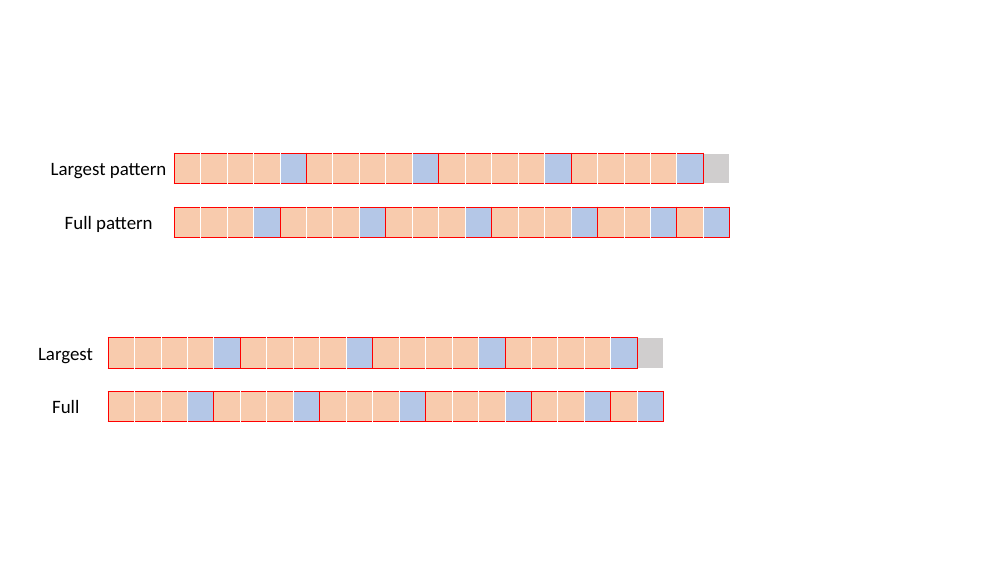
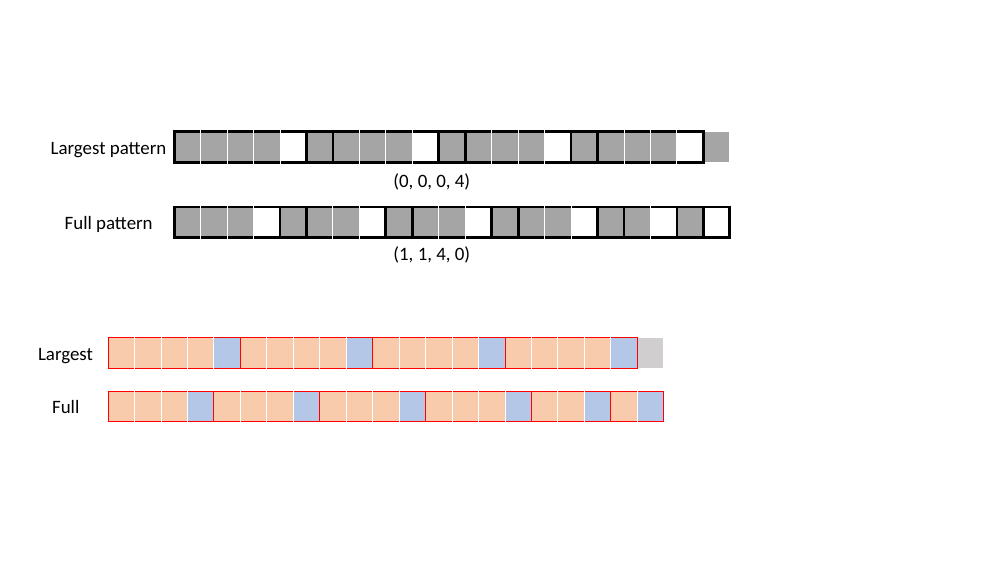
Before and after one commit to Dis-count/HKUST_TOPIC, a slide deck: slide 17 of test.pptx (slide 16 before the commit). Drawn at 1008x567 pixels with LibreOffice and Linux fonts; fonts in the diff are those of the drawing. Boxes give left, top, right and bottom in pixels: in the first picture for what was removed or moved away, otherwise in the second. Text is boxed around its words. In the diff, an @@ line names an element or a change of style, - is before the commit and + after.

```diff
--- a/test.pptx
+++ b/test.pptx
@@ text "Largest pattern": place and size @@
-text "Largest pattern" at [51, 163, 166, 179]
+text "Largest pattern" at [51, 142, 166, 158]
@@ table: place and size @@
-table at [174, 154, 730, 185]
+table at [174, 132, 730, 163]
@@ table at [174, 132, 730, 163] @@
@@ fill #F8CBAD to #A5A5A5 in 16 cells @@
@@ fill #B4C7E7 to #FFFFFF in 4 cells @@
@@ fill #D0CECE to #A5A5A5 in row 1, column 21 @@
@@ borders changed @@
@@ text added at [393, 173, 470, 190], 18 pt, text #000000 @@
+(0, 0, 0, 4)
@@ table at [174, 207, 730, 238] @@
@@ fill #F8CBAD to #A5A5A5 in 15 cells @@
@@ fill #B4C7E7 to #FFFFFF in 6 cells @@
@@ borders changed @@
@@ text added at [393, 246, 470, 263], 18 pt, text #000000 @@
+(1, 1, 4, 0)
```
Also in this commit, not shown: 1 slide added, 34 other files.
